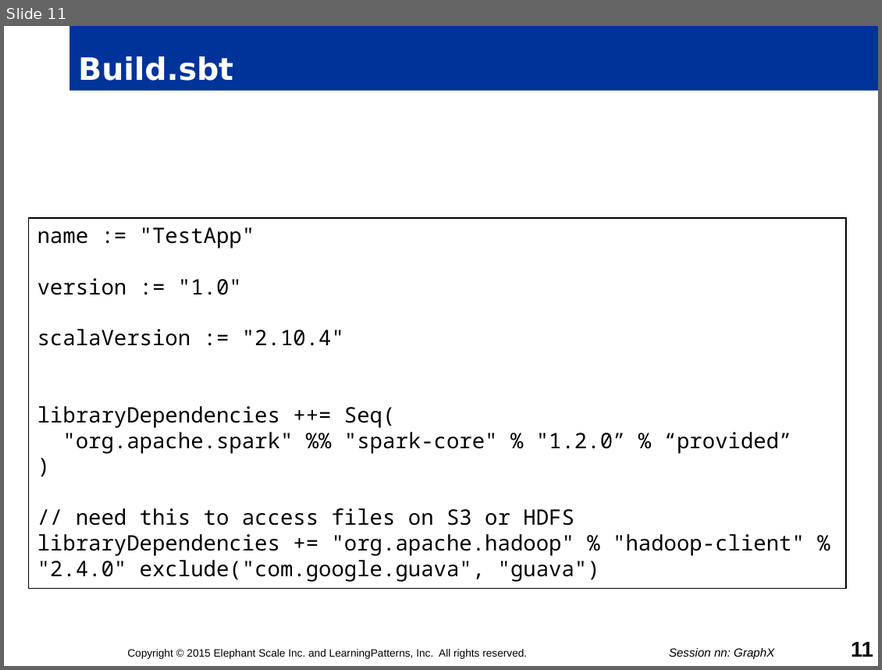
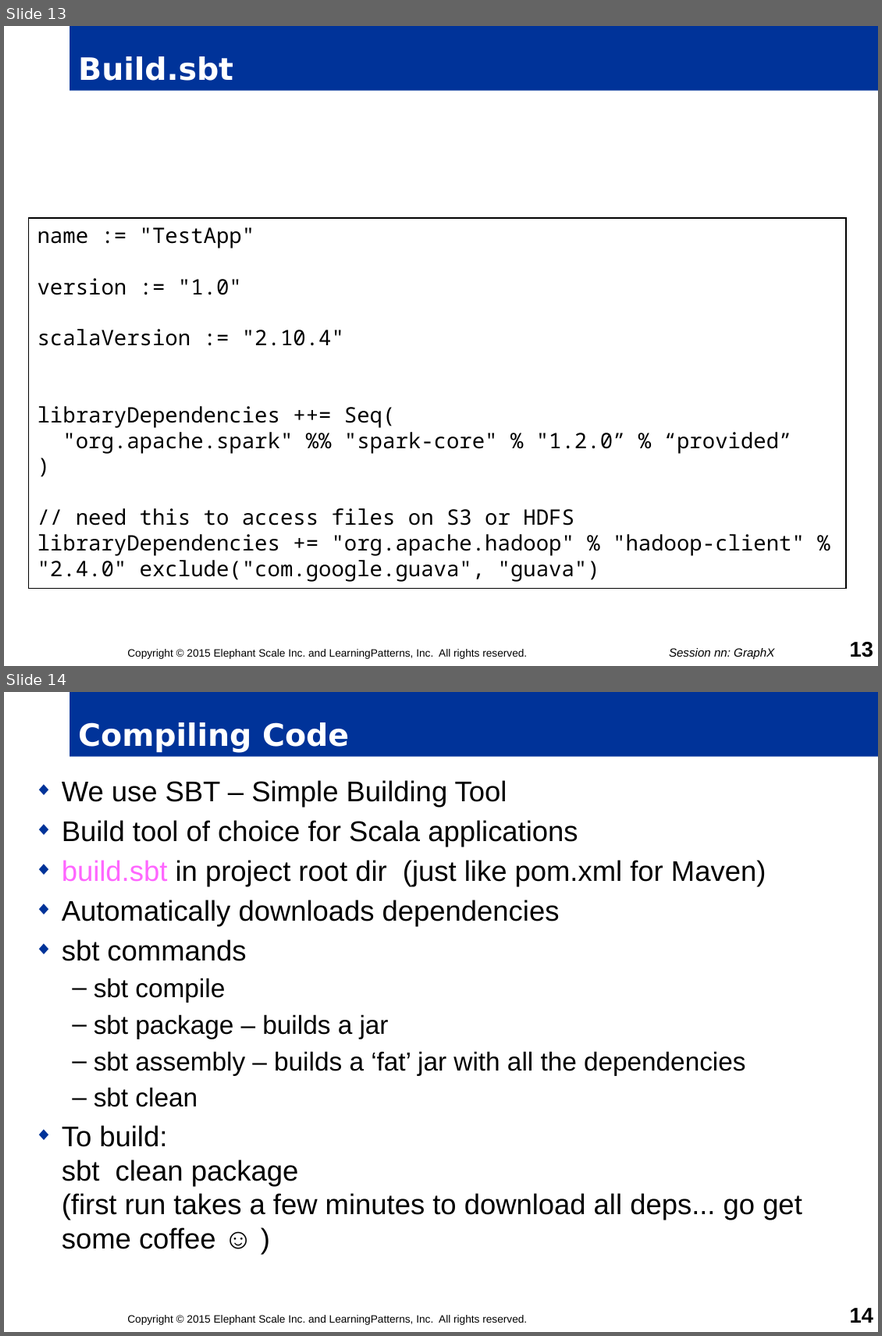
Before and after one commit to mattvinks/spark-labs, a slide deck: slides/05-Spark_API.pptm. Shown one above the other, each under a label of ours: slide 11 before the commit, slides 13 and 14 after it. The pictures are 882x670 and 882x1336 pixels, drawn with LibreOffice and Linux fonts; fonts in the diff are those of the drawing; background and template pictures are left out. Boxes give left, top, right and bottom in pixels: in the first picture for what was removed or moved away, otherwise in the second. Text is boxed around its words. In the diff, an @@ line names an element or a change of style, - is before the commit and + after.

```diff
--- a/slides/05-Spark_API.pptm
+++ b/slides/05-Spark_API.pptm
@@ slide 14 added at (x1=4, y1=692, x2=878, y2=1332), background #FFFFFF @@
@@ title added at (x1=70, y1=692, x2=878, y2=757), fill #003399, 26 pt, text #FFFFFF, bold @@
+Compiling Code
@@ text added at (x1=62, y1=780, x2=802, y2=1249), 24 pt, text #000000 @@
+◆ We use SBT – Simple Building Tool
+◆ Build tool of choice for Scala applications
+◆ build.sbt in project root dir (just like pom.xml for Maven)
+◆ Automatically downloads dependencies
+◆ sbt commands
+  – sbt compile
+  – sbt package – builds a jar
+  – sbt assembly – builds a ‘fat’ jar with all the dependencies
+  – sbt clean
+◆ To build:
+  sbt clean package
+  (first run takes a few minutes to download all deps... go get some coffee ☺ )
@@ text added at (x1=127, y1=1314, x2=527, y2=1325), 9 pt, text #000000 @@
+Copyright © 2015 Elephant Scale Inc. and LearningPatterns, Inc. All rights reserved.
@@ page number added at (x1=850, y1=1307, x2=873, y2=1322), 18 pt, text #000000, bold @@
+14
@@ what was slide 11 is now slide 13 @@
@@ page number at (x1=850, y1=641, x2=873, y2=657): text changed @@
-11
+13
```
Also in this commit, not shown: 5 slides changed, 17 other slides added, 1 other file.
